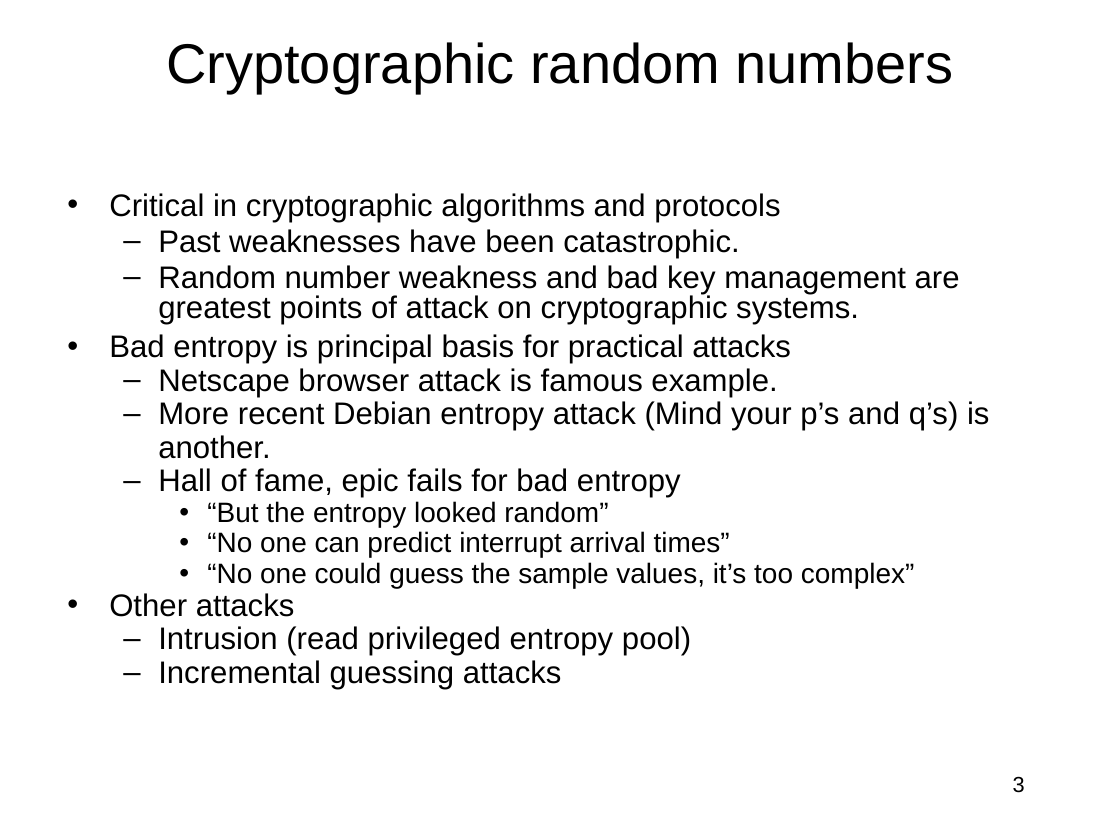
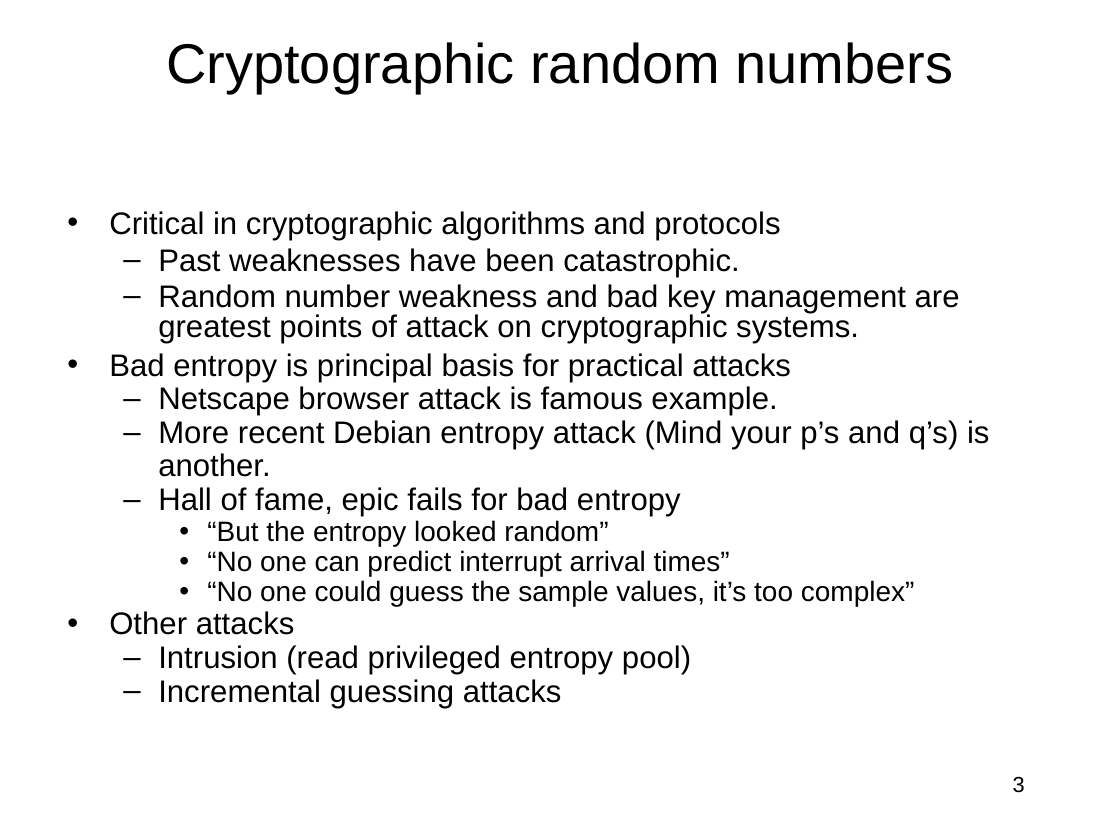
Before and after one commit to jlmucb/class_notes, a slide deck: slide 3 of BerkeleyClass/CS290Spring2013/Lectures/entropy_talk.pptx. Drawn at 1120x840 pixels with LibreOffice and Linux fonts; fonts in the diff are those of the drawing. Boxes give left, top, right and bottom in pixels: in the first picture for what was removed or moved away, otherwise in the second. Text is boxed around its words. In the diff, an @@ line names an element or a change of style, - is before the commit and + after.

```diff
--- a/BerkeleyClass/CS290Spring2013/Lectures/entropy_talk.pptx
+++ b/BerkeleyClass/CS290Spring2013/Lectures/entropy_talk.pptx
@@ text "Critical in cryptographic algorithms and ...": place and size @@
-text "Critical in cryptographic algorithms and ..." at [109, 193, 989, 689]
+text "Critical in cryptographic algorithms and ..." at [109, 211, 989, 708]
```
Also in this commit, not shown: 7 other slides changed.
